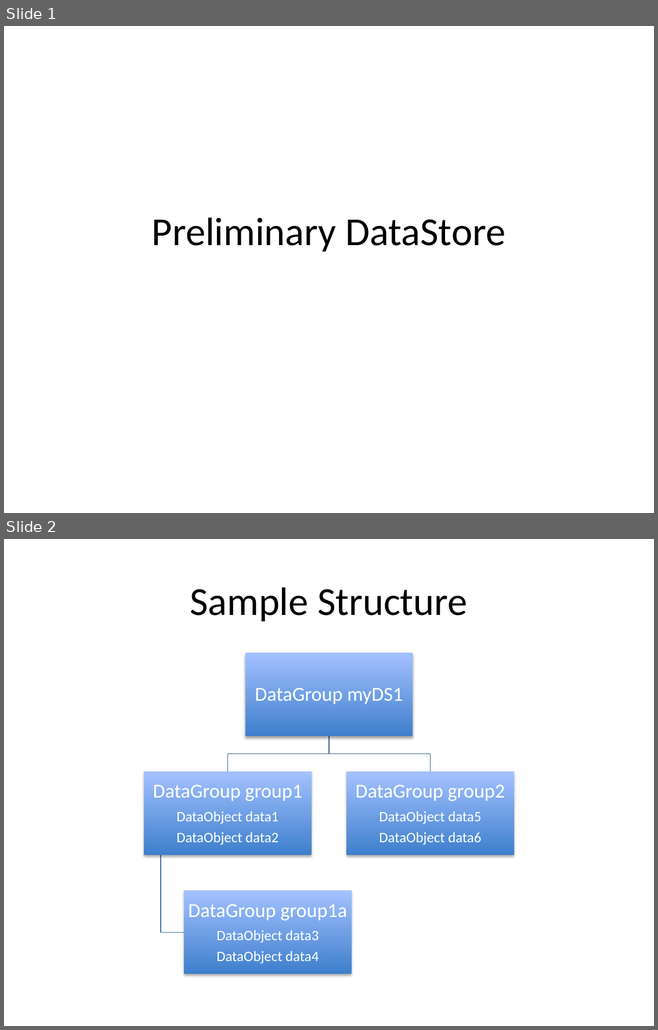
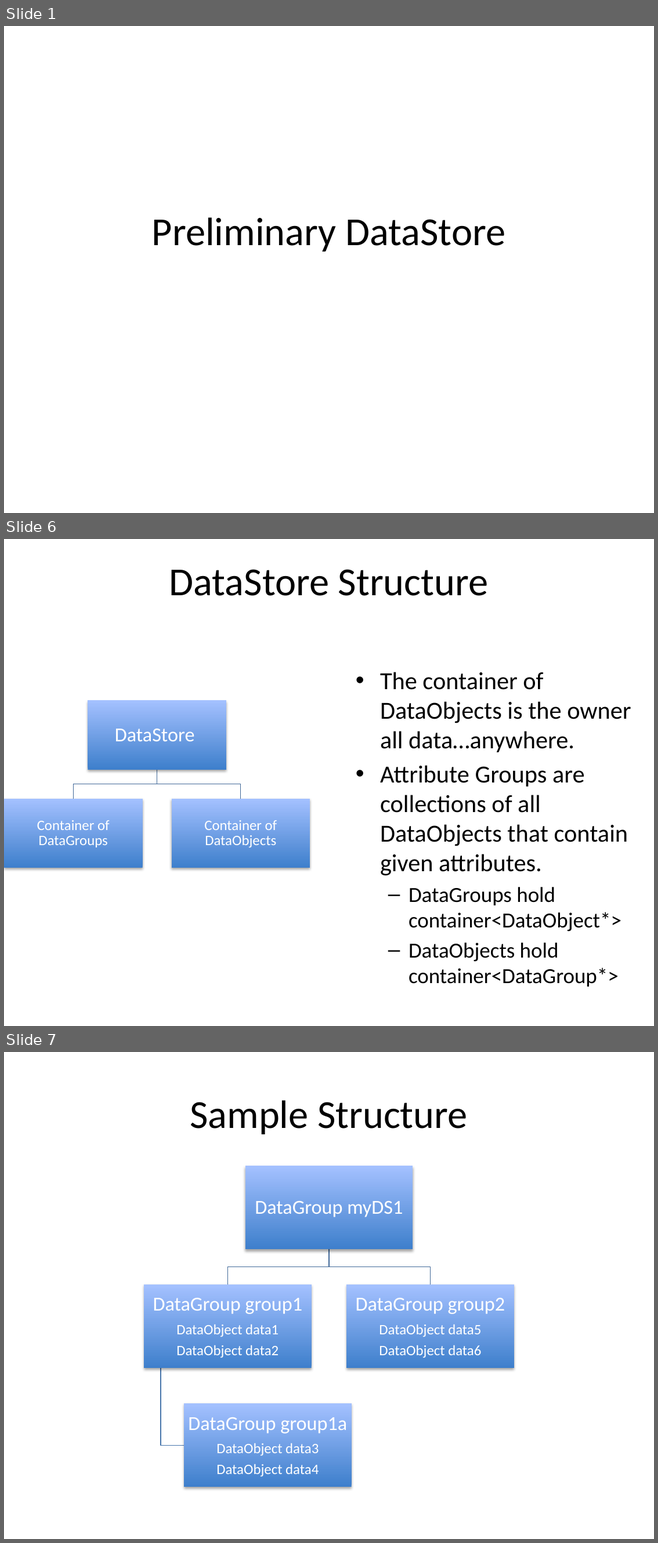
Before and after one commit to LLNL/axom, a slide deck: docs/Datastore.pptx. Shown one above the other, each under a label of ours: slides 1 and 2 before the commit, slides 1, 6 and 7 after it; the slides between them are not shown. The pictures are 658x1030 and 658x1543 pixels, drawn with LibreOffice and Linux fonts; fonts in the diff are those of the drawing. Boxes give left, top, right and bottom in pixels: in the first picture for what was removed or moved away, otherwise in the second. Text is boxed around its words. In the diff, an @@ line names an element or a change of style, - is before the commit and + after.

```diff
--- a/docs/Datastore.pptx
+++ b/docs/Datastore.pptx
@@ slide 6 added at [4, 539, 654, 1026], background #FFFFFF @@
@@ title added at [169, 569, 488, 596], 44 pt, text #000000 @@
+DataStore Structure
@@ text added at [380, 672, 630, 987], 27.2 pt, text #000000 @@
+• The container of DataObjects is the owner all data…anywhere.
+• Attribute Groups are collections of all DataObjects that contain given attributes.
+  – DataGroups hold container<DataObject*>
+  – DataObjects hold container<DataGroup*>
@@ group added at [4, 701, 310, 868]: 3 rectangles, 3 texts, 2 freeform shapes @@
+DataStore
+Container of DataGroups
+Container of DataObjects
@@ what was slide 2 is now slide 7 @@
```
Also in this commit, not shown: 2 slides changed, 2 other slides added, 15 other files.
